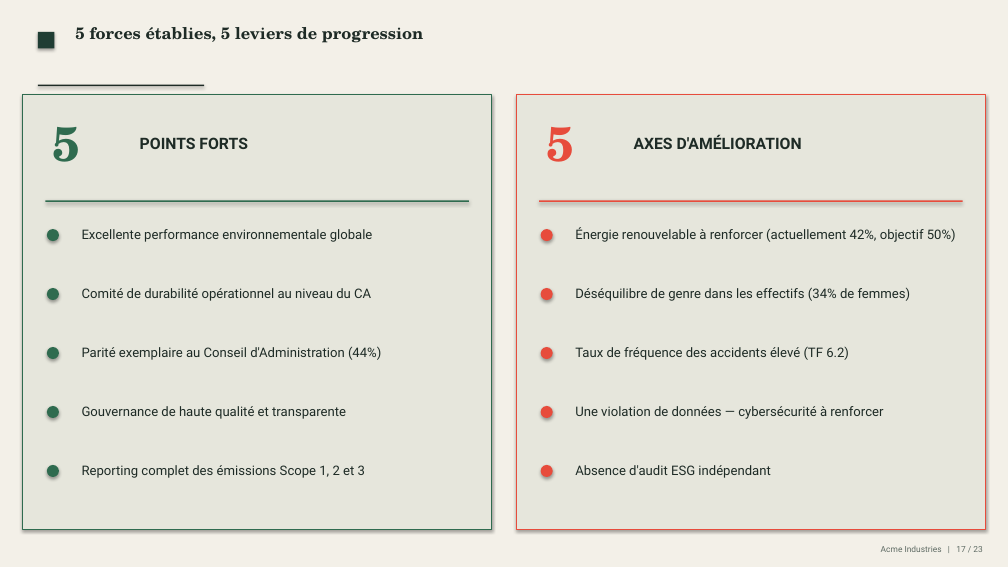
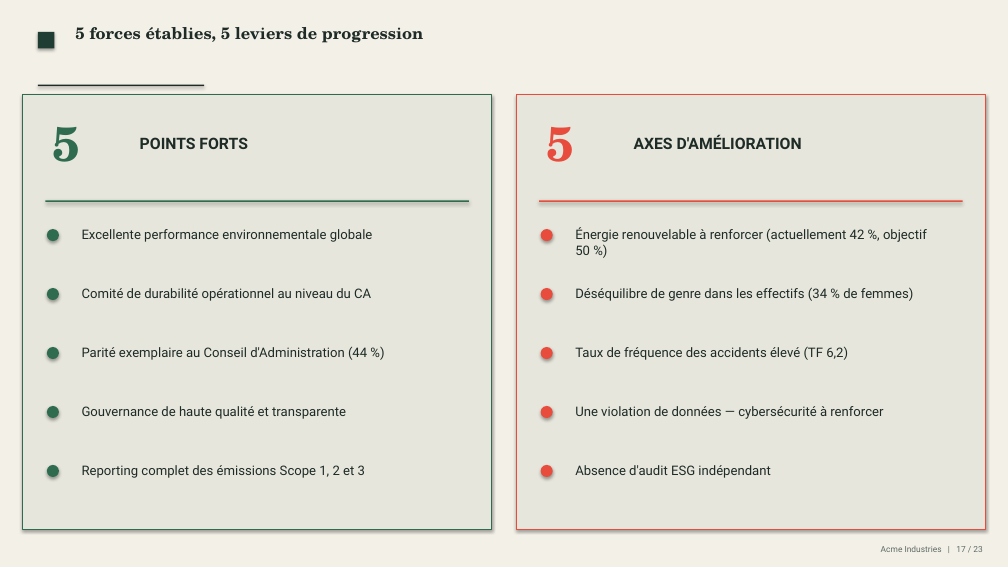
Before and after one commit to mehdiarrais-bot/Ethereal-ESG, a slide deck: slide 17 of examples/Presentation.pptx. Drawn at 1008x567 pixels with LibreOffice and Linux fonts; fonts in the diff are those of the drawing. Boxes give left, top, right and bottom in pixels: in the first picture for what was removed or moved away, otherwise in the second. Text is boxed around its words. In the diff, an @@ line names an element or a change of style, - is before the commit and + after.

```diff
--- a/examples/Presentation.pptx
+++ b/examples/Presentation.pptx
@@ text at box(575, 227, 927, 255): spaces changed @@
-Énergie renouvelable à renforcer (actuellement 42%, objectif 50%)
+Énergie renouvelable à renforcer (actuellement 42 %, objectif 50 %)
@@ text at box(575, 287, 914, 301): spaces changed @@
-Déséquilibre de genre dans les effectifs (34% de femmes)
+Déséquilibre de genre dans les effectifs (34 % de femmes)
@@ text at box(82, 347, 367, 360): spaces changed @@
-Parité exemplaire au Conseil d'Administration (44%)
+Parité exemplaire au Conseil d'Administration (44 %)
@@ text at box(575, 346, 848, 360): text changed @@
-Taux de fréquence des accidents élevé (TF 6.2)
+Taux de fréquence des accidents élevé (TF 6,2)
```
Also in this commit, not shown: 7 other slides changed, 17 other files.
